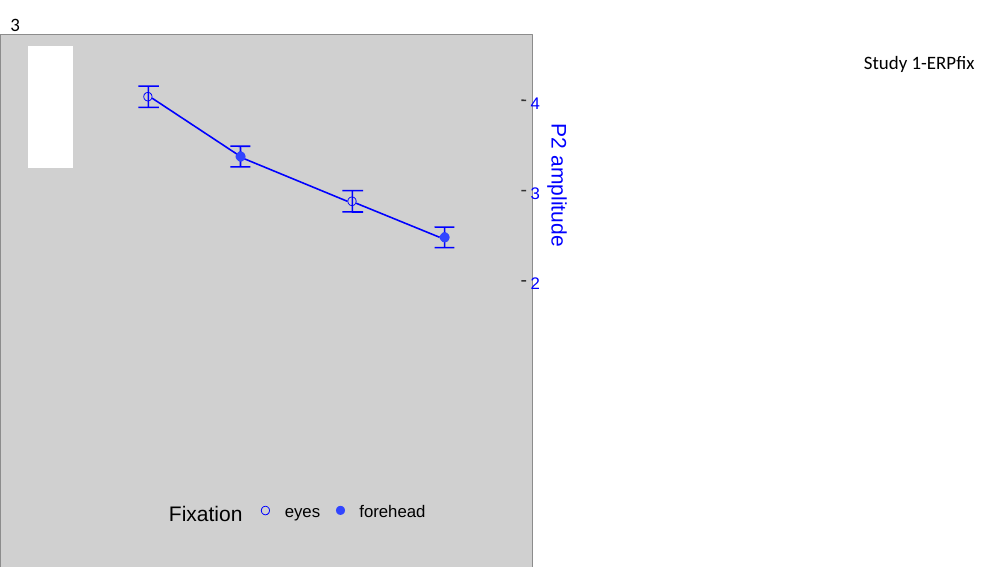
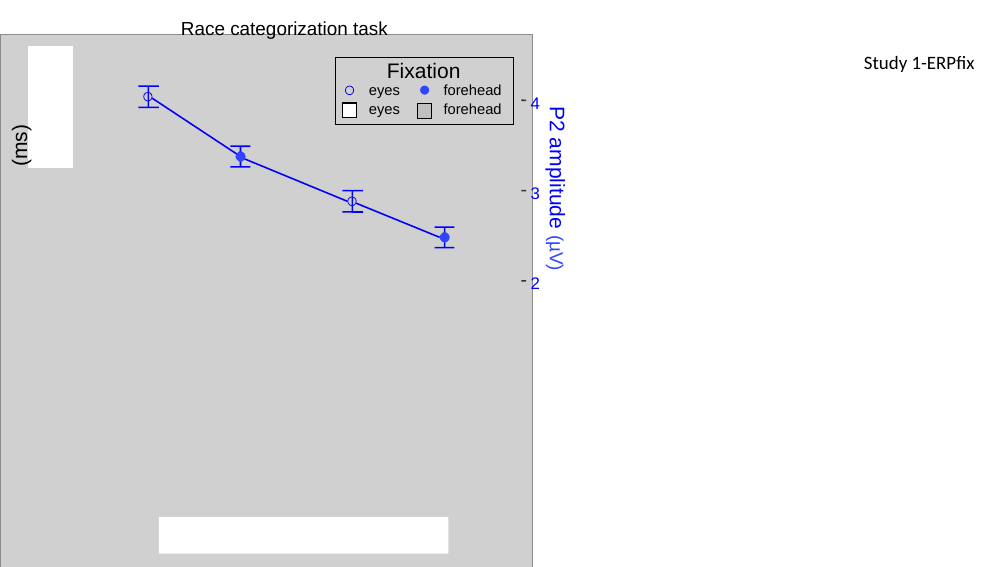
Before and after one commit to hiv8r3/WithinSubP2, a slide deck: slide 3 of 4 Figures/Figure ideas.pptx. Drawn at 1008x567 pixels with LibreOffice and Linux fonts; fonts in the diff are those of the drawing; grey boxes stand for pictures. Boxes give left, top, right and bottom in pixels: in the first picture for what was removed or moved away, otherwise in the second. Text is boxed around its words. In the diff, an @@ line names an element or a change of style, - is before the commit and + after.

```diff
--- a/4 Figures/Figure ideas.pptx
+++ b/4 Figures/Figure ideas.pptx
@@ text removed at bbox=[10, 18, 20, 36] @@
-3
@@ text added at bbox=[181, 20, 388, 39], 18 pt, text #000000 @@
+Race categorization task
@@ group added at bbox=[336, 57, 513, 125]: 3 rectangles, 2 texts @@
+eyes
+forehead
@@ text "Fixation": place and size @@
-text "Fixation" at bbox=[169, 505, 243, 521]
+text "Fixation" at bbox=[387, 62, 461, 78]
@@ ellipse: place and size @@
-ellipse at bbox=[262, 507, 270, 515]
+ellipse at bbox=[346, 86, 354, 95]
@@ text "eyes": place and size @@
-text "eyes" at bbox=[285, 508, 320, 521]
+text "eyes" at bbox=[369, 87, 400, 98]
@@ text "eyes" at bbox=[369, 87, 400, 98]: size 16 to 14 pt @@
@@ ellipse: place and size @@
-ellipse at bbox=[336, 506, 345, 515]
+ellipse at bbox=[420, 85, 430, 95]
@@ text "forehead" at bbox=[444, 84, 502, 95]: size 16 to 14 pt @@
@@ text "forehead": place and size @@
-text "forehead" at bbox=[359, 505, 425, 517]
+text "forehead" at bbox=[444, 84, 502, 95]
@@ text at bbox=[545, 108, 568, 269]: text changed @@
-P2 amplitude
+P2 amplitude (µV)
@@ text added at bbox=[8, 129, 31, 166], 20 pt, text #000000 @@
+(ms)
@@ rectangle added at bbox=[159, 517, 448, 554], fill #FFFFFF @@
```
Also in this commit, not shown: 7 other slides changed, 2 slides added, 10 other files.
